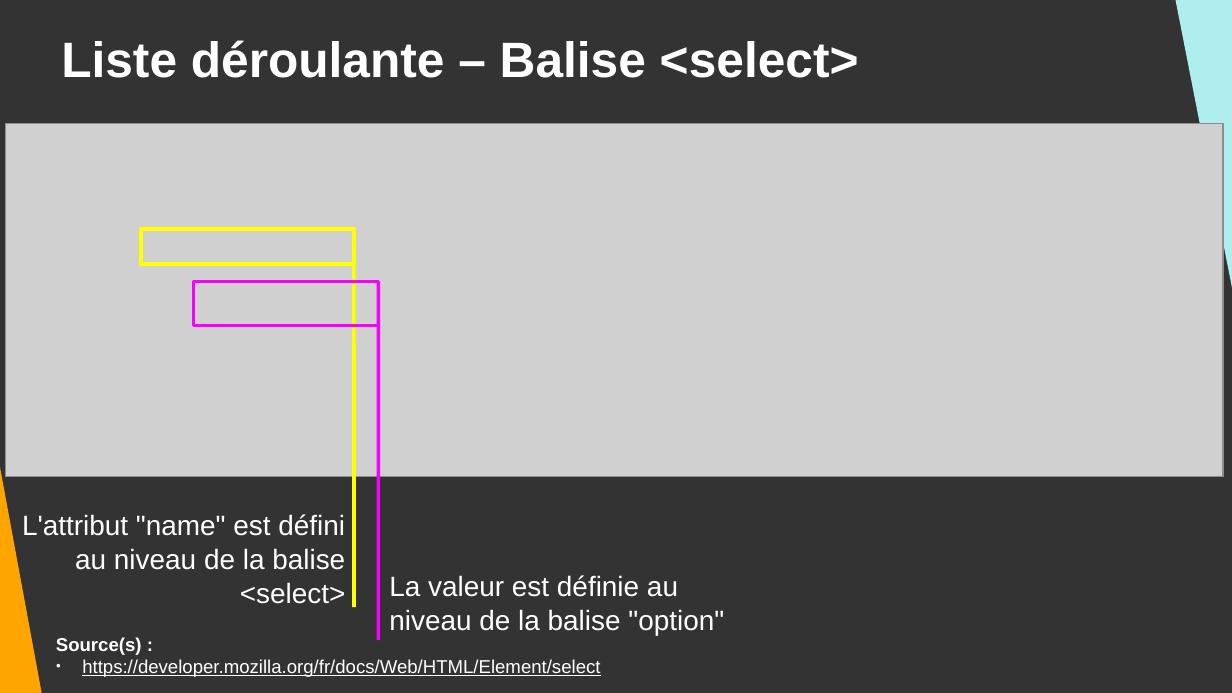
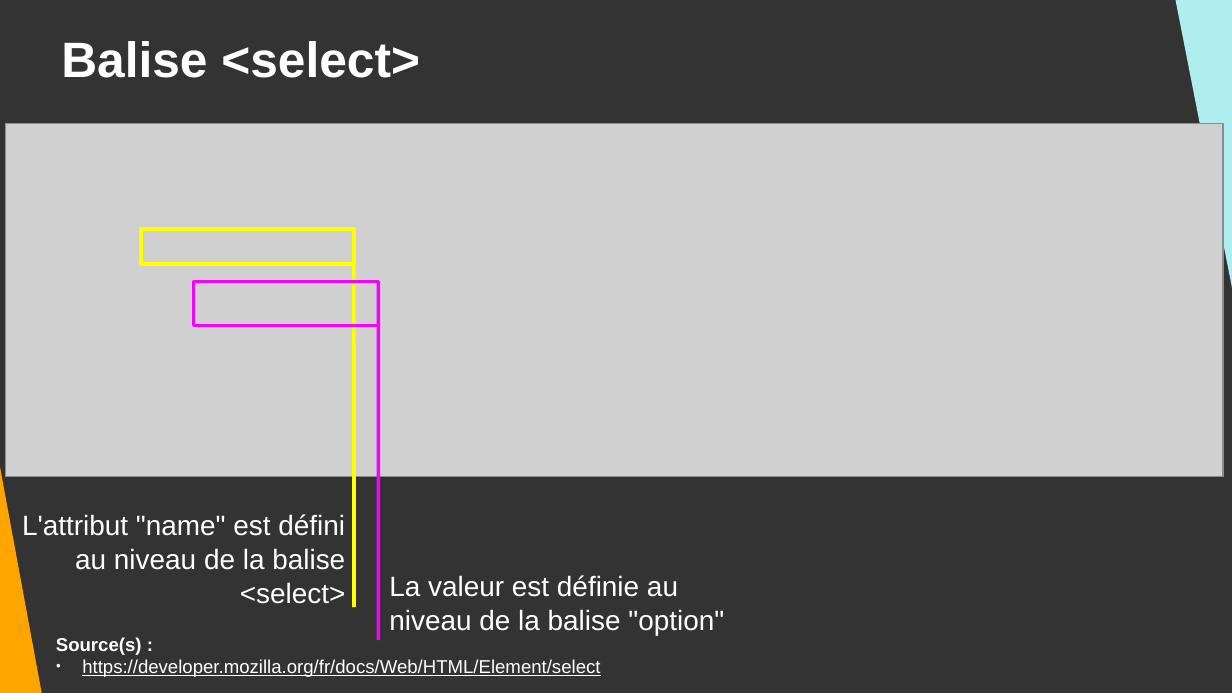
Before and after one commit to DanYellow/cours, a slide deck: slide 66 of integration-web-s1/travaux-pratiques/numero-2/presentation.odp. Drawn at 1232x693 pixels with LibreOffice and Linux fonts; fonts in the diff are those of the drawing; grey boxes stand for pictures. Boxes give left, top, right and bottom in pixels: in the first picture for what was removed or moved away, otherwise in the second. Text is boxed around its words. In the diff, an @@ line names an element or a change of style, - is before the commit and + after.

```diff
--- a/integration-web-s1/travaux-pratiques/numero-2/presentation.odp
+++ b/integration-web-s1/travaux-pratiques/numero-2/presentation.odp
@@ title at (x1=61, y1=41, x2=420, y2=78): text changed @@
-Liste déroulante – Balise <select>
+Balise <select>
```
Also in this commit, not shown: 7 other slides changed, 2 slides added, 1 other file.
